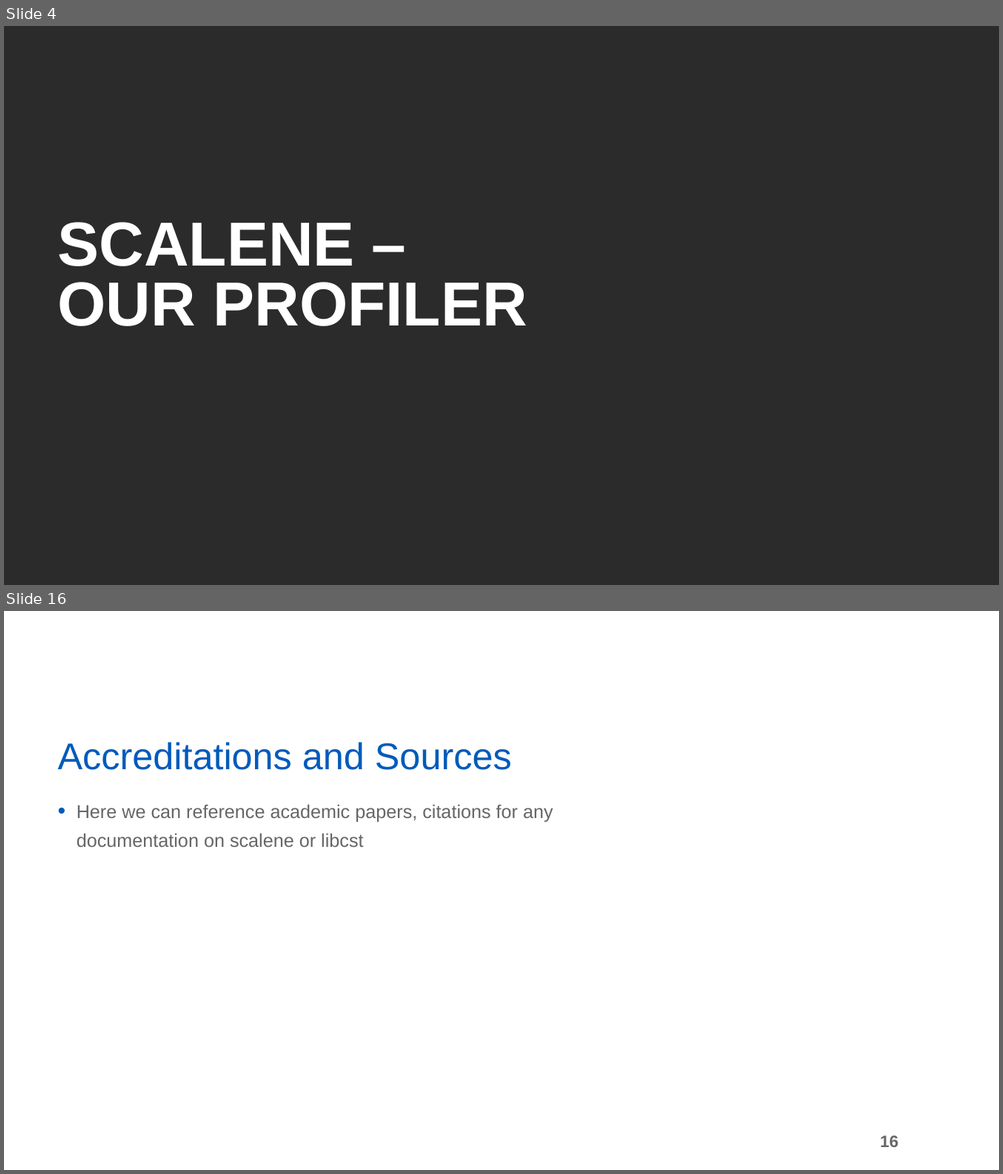
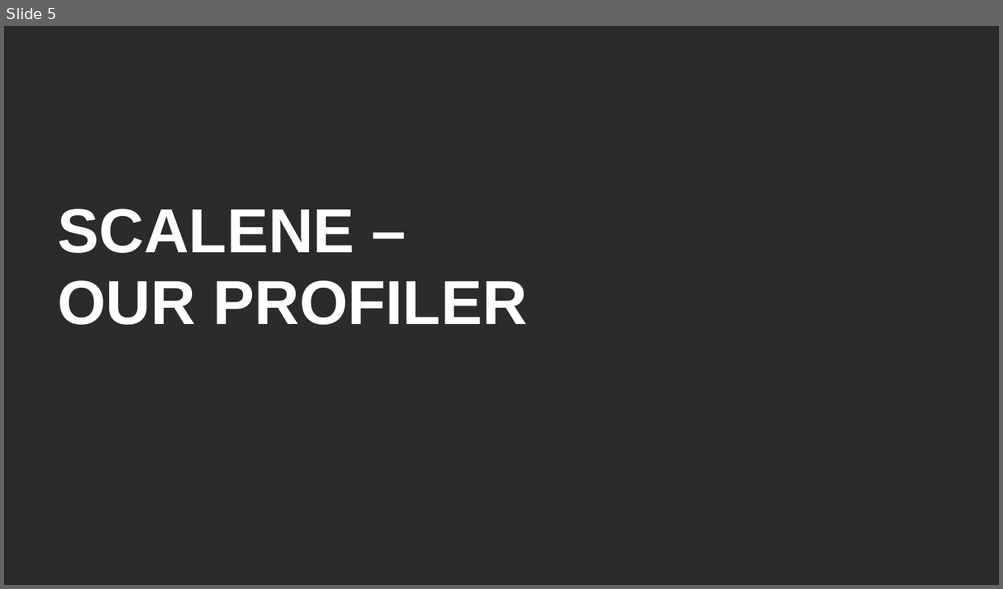
Before and after one commit to robmurr/AI-Energy-Optimization, a slide deck: Documentation/ELRAIENERGYOPTIMIZATIONPRESENTATION.pptx. Shown one above the other, each under a label of ours: slides 4 and 16 before the commit, slide 5 after it; the slides between them are not shown. The pictures are 1003x1174 and 1003x589 pixels, drawn with LibreOffice and Linux fonts; fonts in the diff are those of the drawing; background and template pictures are left out; a plain dark background stands for a picture behind light text. Boxes give left, top, right and bottom in pixels: in the first picture for what was removed or moved away, otherwise in the second. Text is boxed around its words. In the diff, an @@ line names an element or a change of style, - is before the commit and + after.

```diff
--- a/Documentation/ELRAIENERGYOPTIMIZATIONPRESENTATION.pptx
+++ b/Documentation/ELRAIENERGYOPTIMIZATIONPRESENTATION.pptx
@@ slide 16 removed at (4, 611, 999, 1170), background picture (left out) @@
@@ title removed at (58, 742, 512, 770) @@
-Accreditations and Sources
@@ text removed at (77, 805, 553, 847) @@
-• Here we can reference academic papers, citations for any documentation on scalene or libcst
@@ page number removed at (879, 1136, 898, 1147) @@
-16
@@ what was slide 4 is now slide 5 @@
@@ slide 5 changed as well @@
@@ title "SCALENE – OUR PROFILER" at (58, 209, 526, 325): line spacing 58pt to 0.97 @@
```
Also in this commit, not shown: 2 other slides changed, 21 slides added, 19 other slides removed.
